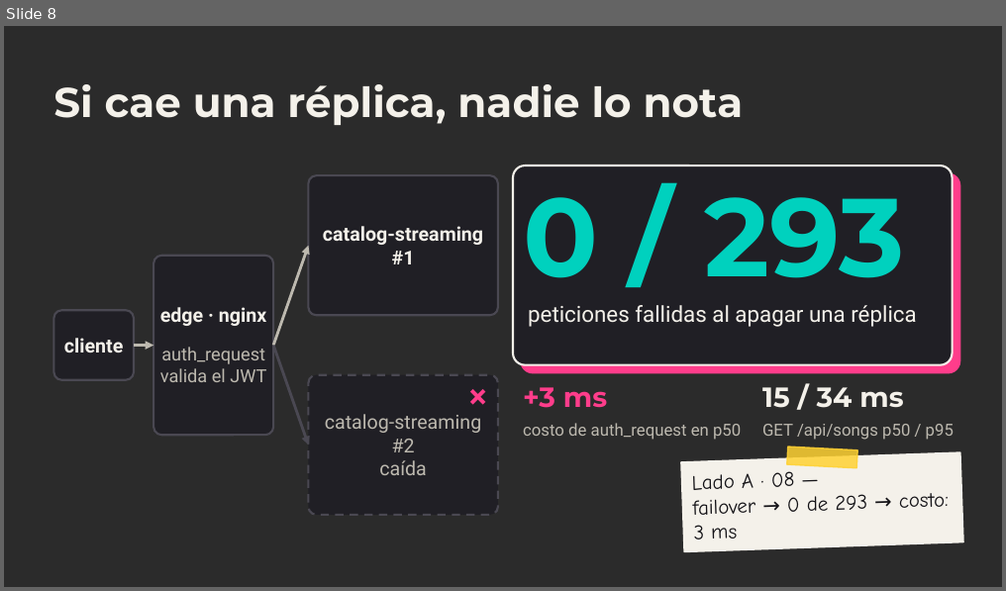
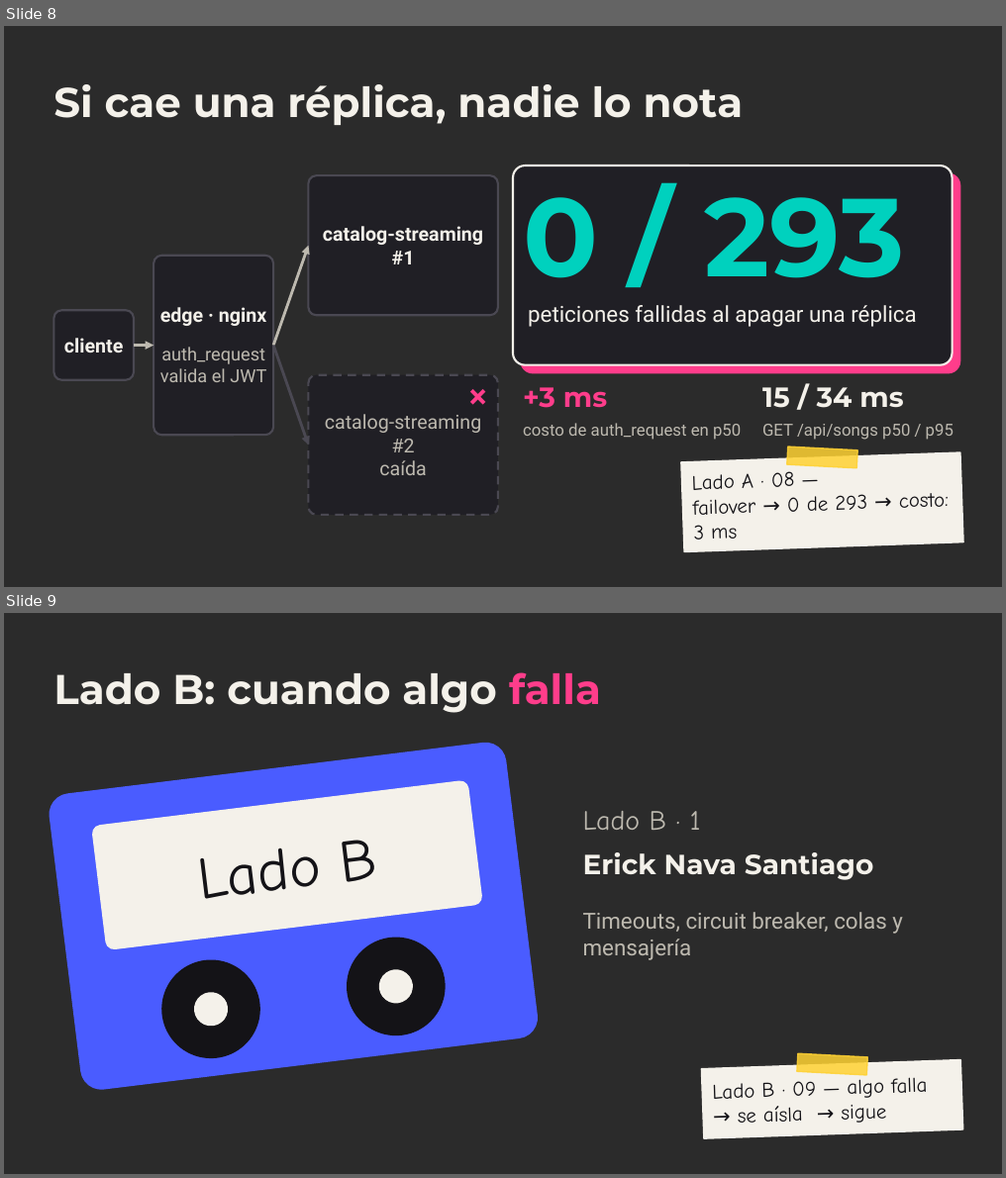
Before and after one commit to ChristianFRZ/FLDSMDFR, a slide deck: docs/presentacion/meloxo.pptx. Shown one above the other, each under a label of ours: slide 8 before the commit, slides 8 and 9 after it. The pictures are 1006x591 and 1006x1178 pixels, drawn with LibreOffice and Linux fonts; fonts in the diff are those of the drawing; background and template pictures are left out; a plain dark background stands for a picture behind light text. Boxes give left, top, right and bottom in pixels: in the first picture for what was removed or moved away, otherwise in the second. Text is boxed around its words. In the diff, an @@ line names an element or a change of style, - is before the commit and + after.

Commit message:
feat(presentacion): lado B·1

```diff
--- a/docs/presentacion/meloxo.pptx
+++ b/docs/presentacion/meloxo.pptx
@@ slide 9 added at (4,613,1002,1174), background picture (left out) @@
@@ text added at (54,672,601,713), 30 pt, text #F4F1EA, bold @@
+Lado B: cuando algo falla
@@ rounded rectangle added at (48,741,540,1092), fill #4A5CFF, outline #4A5CFF 1 pt @@
@@ rounded rectangle added at (92,781,482,950), fill #F4F1EA, outline #F4F1EA 1 pt @@
@@ text added at (583,811,701,830), 20 pt, text #BDB9AF @@
+Lado B · 1
@@ text added at (201,840,379,899), 43 pt, text #141317 @@
+Lado B
@@ text added at (583,853,874,880), 20 pt, text #F4F1EA, bold @@
+Erick Nava Santiago
@@ ellipse added at (342,933,450,1041), fill #141317, outline #141317 1 pt @@
@@ text added at (583,912,903,960), 16 pt, text #BDB9AF @@
+Timeouts, circuit breaker, colas y mensajería
@@ ellipse added at (157,955,265,1062), fill #141317, outline #141317 1 pt @@
@@ ellipse added at (377,968,413,1004), fill #F4F1EA, outline #F4F1EA 1 pt @@
@@ ellipse added at (193,991,229,1027), fill #F4F1EA, outline #F4F1EA 1 pt @@
@@ rectangle added at (797,1054,867,1075), fill #FFD233 at 85% opacity, outline #FFD233 1 pt @@
@@ rectangle added at (701,1060,963,1140), fill #F4F1EA, outline #F4F1EA 1 pt @@
@@ text added at (713,1075,927,1123), 15 pt, text #141317 @@
+Lado B · 09 — algo falla
+→ se aísla → sigue
```
Also in this commit, not shown: 3 other slides added, 3 other files.
